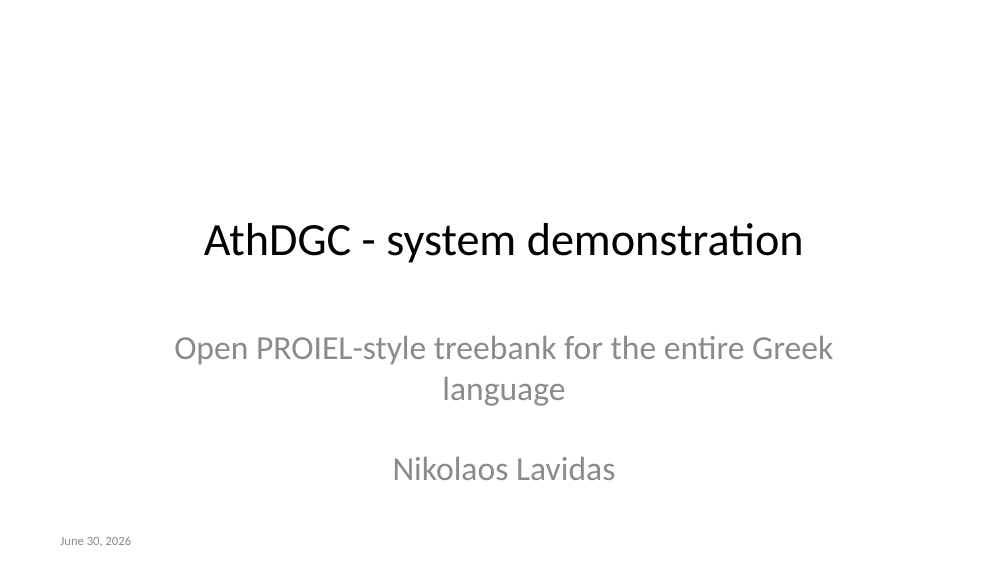
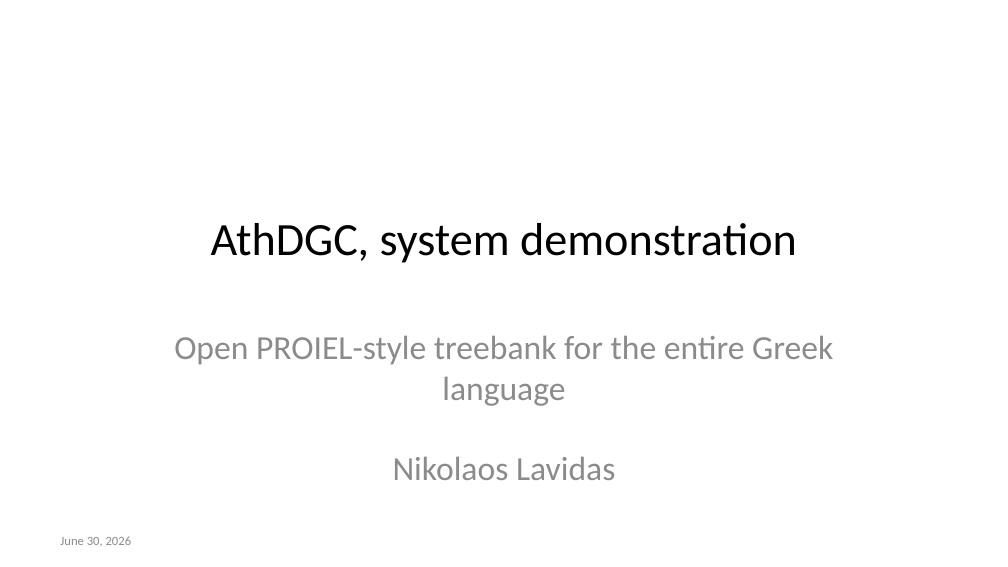
Before and after one commit to AthDGC/AthDGC.github.io, a slide deck: slide 1 of slides/lrec_demo.pptx. Drawn at 1008x567 pixels with LibreOffice and Linux fonts; fonts in the diff are those of the drawing. Boxes give left, top, right and bottom in pixels: in the first picture for what was removed or moved away, otherwise in the second. Text is boxed around its words. In the diff, an @@ line names an element or a change of style, - is before the commit and + after.

```diff
--- a/slides/lrec_demo.pptx
+++ b/slides/lrec_demo.pptx
@@ title at (x1=211, y1=223, x2=797, y2=263): text changed @@
-AthDGC - system demonstration
+AthDGC, system demonstration
```
Also in this commit, not shown: 6 other slides changed, 23 other files.
